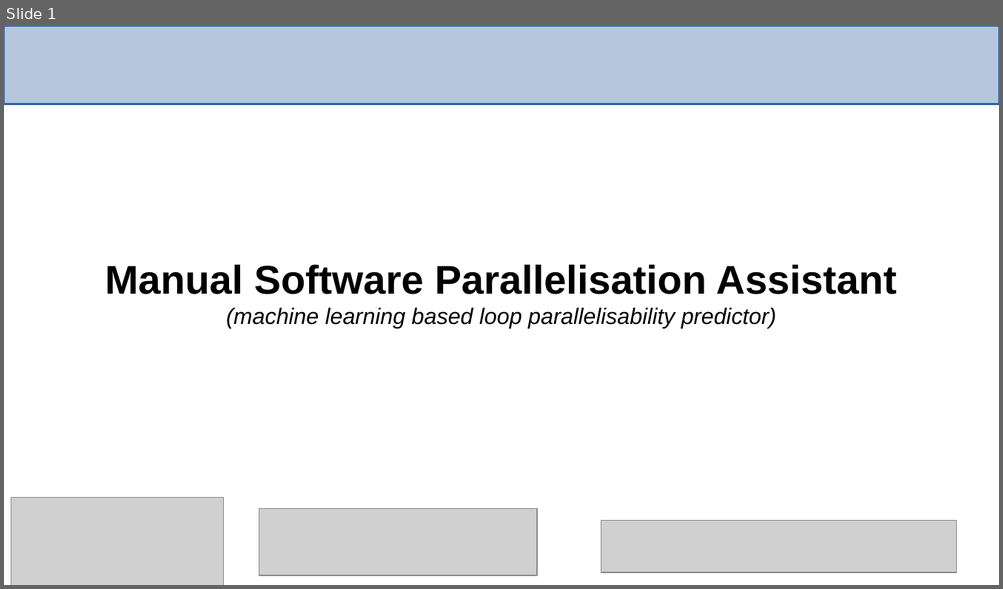
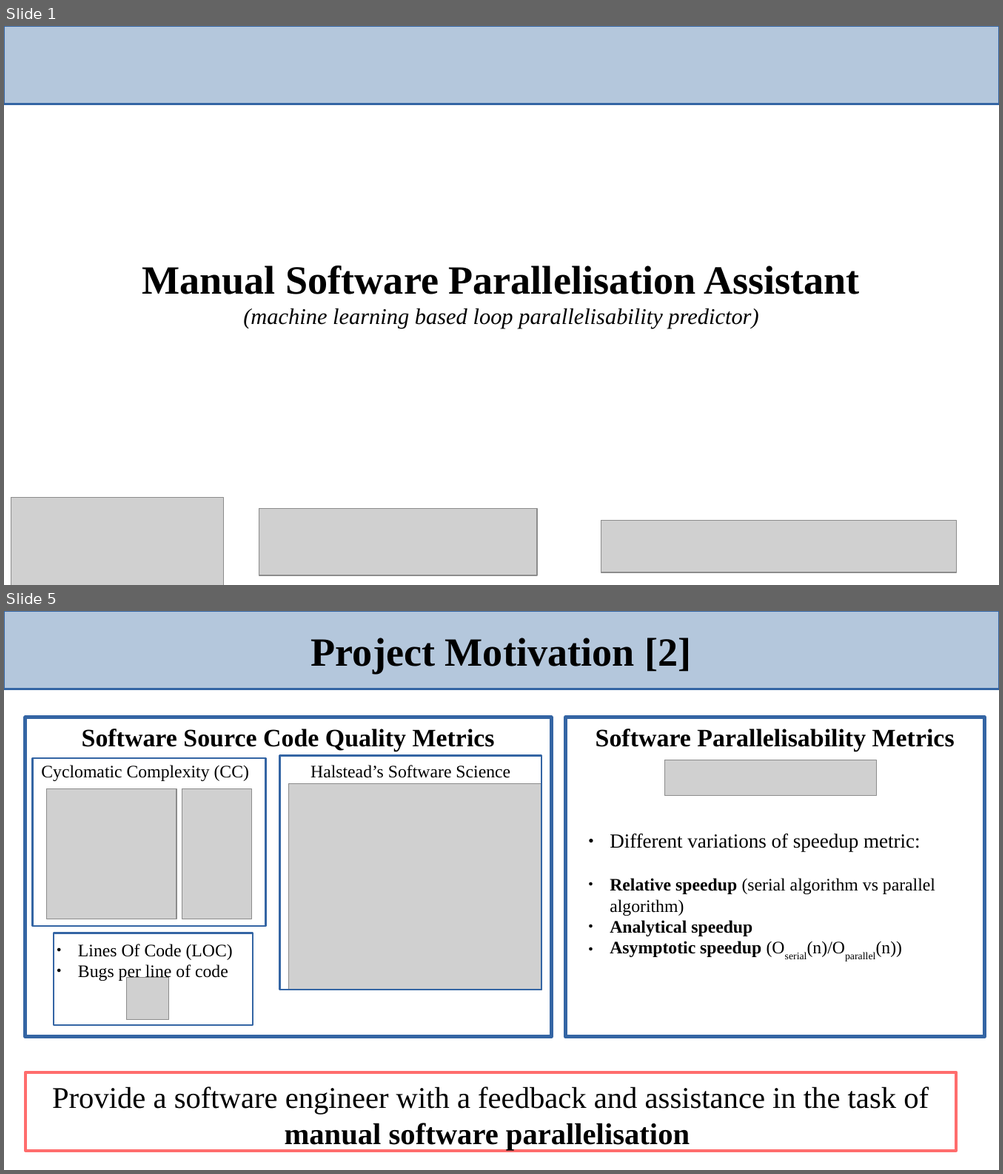
Before and after one commit to harel-coffee/PParMetrics-auto, a slide deck: doc/HiSilicon_Huawei_meeting/presentation.odp. Shown one above the other, each under a label of ours: slide 1 before the commit, slides 1 and 5 after it; the slides between them are not shown. The pictures are 1003x589 and 1003x1174 pixels, drawn with LibreOffice and Linux fonts; fonts in the diff are those of the drawing; grey boxes stand for pictures. Boxes give left, top, right and bottom in pixels: in the first picture for what was removed or moved away, otherwise in the second. Text is boxed around its words. In the diff, an @@ line names an element or a change of style, - is before the commit and + after.

```diff
--- a/doc/HiSilicon_Huawei_meeting/presentation.odp
+++ b/doc/HiSilicon_Huawei_meeting/presentation.odp
@@ slide 5 added at (4,611,999,1170), background #FFFFFF @@
@@ rectangle added at (4,611,999,689), fill #B4C7DC, outline #3465A4 1.5 pt @@
@@ title added at (311,638,691,673), 32 pt, text #000000, bold @@
+Project Motivation [2]
@@ rectangle added at (25,718,552,1037), outline #3465A4 3 pt @@
@@ rectangle added at (566,718,985,1037), outline #3465A4 3 pt @@
@@ text added at (82,729,495,752), 20 pt, text #000000, bold @@
+Software Source Code Quality Metrics
@@ text added at (595,729,954,752), 20 pt, text #000000, bold @@
+Software Parallelisability Metrics
@@ rectangle added at (32,758,266,926), outline #3465A4 1.5 pt @@
@@ text added at (41,765,249,781), 14 pt, text #000000 @@
+Cyclomatic Complexity (CC)
@@ rectangle added at (280,755,542,990), outline #3465A4 1.5 pt @@
@@ text added at (310,765,510,778), 14 pt, text #000000 @@
+Halstead’s Software Science
@@ picture added at (665,760,876,795) @@
@@ picture added at (289,784,542,990) @@
@@ picture added at (46,789,176,919) @@
@@ picture added at (182,789,251,919) @@
@@ text added at (609,834,935,957), 14 pt, text #000000 @@
+● Different variations of speedup metric:
+● Relative speedup (serial algorithm vs parallel algorithm)
+● Analytical speedup
+● Asymptotic speedup (Oserial(n)/Oparallel(n))
@@ rectangle added at (54,933,252,1025), outline #3465A4 1.5 pt @@
@@ text added at (78,944,233,981), 14 pt, text #000000 @@
+● Lines Of Code (LOC)
+● Bugs per line of code
@@ picture added at (127,977,169,1019) @@
@@ rectangle added at (25,1073,956,1152), outline #FF6D6D 2.3 pt, 24 pt, text #000000 @@
+Provide a software engineer with a feedback and assistance in the task of manual software parallelisation
@@ slide 1 changed as well @@
@@ title "Manual Software Parallelisation Assistant (machine ..." at (142,266,859,329): font Arial to Times New Roman @@
```
Also in this commit, not shown: 14 other slides added, 3 slides removed, 7 other files.
